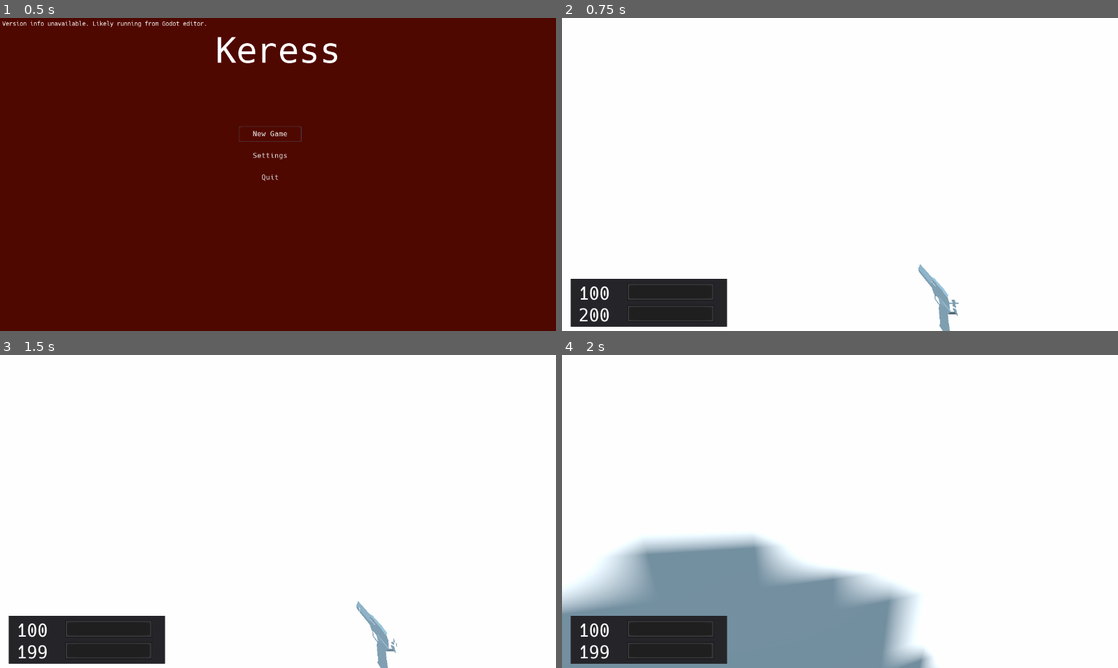
Above: before the commit, frames 1-4 (two rows, left to right).
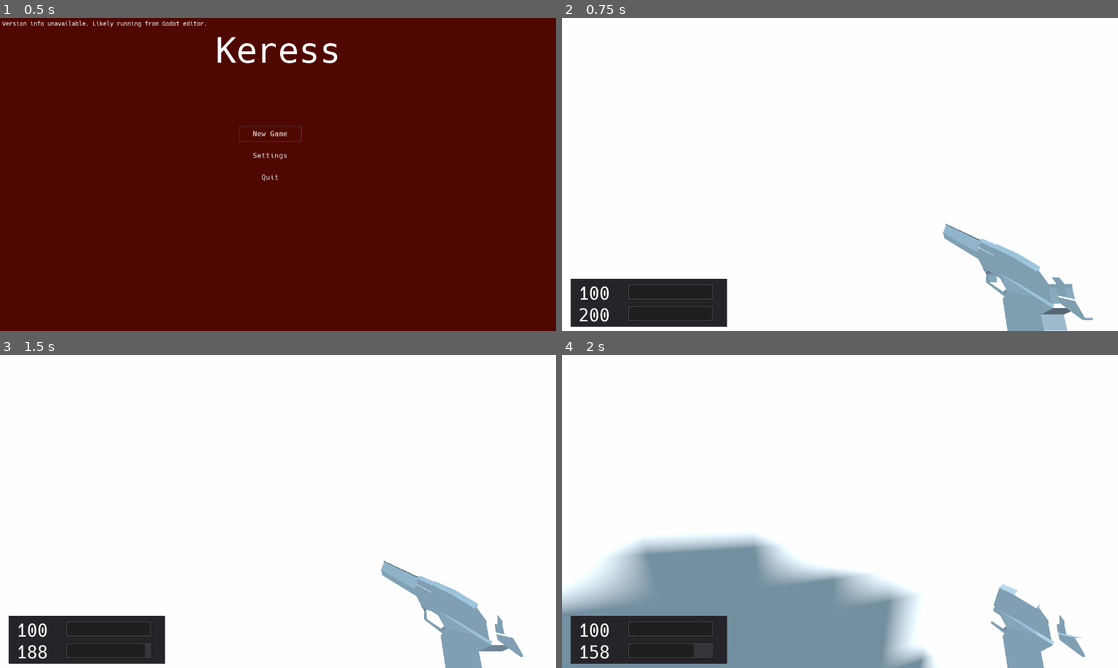
Above: after the commit, the same moments.

Repository: duckinator/keress
Game: Godot game, scene res://menus/MainMenu.tscn
The game is run twice, just before and just after one commit, with the same random seed, the same clock (stepped at 60 frames per second) and the same inputs.
Inputs (mouse positions are in pixels of both pictures, inside the frame that each line leads up to):
- Up to frame 1 (0.5 s): no input
- Up to frame 2 (0.75 s): click "New Game" at 0.5 s
- Up to frame 3 (1.5 s): tap Enter (ui_accept) at 1.25 s; move the mouse to (305, 511) at 1.27 s; press the mouse at (305, 511) at 1.28 s; hold W (movement_forward) from 1.28 s (still down)
- Up to frame 4 (2 s): keep holding W (movement_forward); tap Space (movement_jump) at 1.52 s

Frame 1 is identical in both runs. In frame 2, 3.8% of the frame differs, in the area x 64-96%, y 65-100%; in frame 3, 3.4%; in frame 4, 2.3%.

Commit message:
Fix DEagle position; use Fire animation instead of DEagle.SlideAction.

Diff:
--- a/src/player/Player.gd
+++ b/src/player/Player.gd
@@ -70,10 +70,10 @@
 	var gun_on_left = Settings.fetch("gun_on_left")
 	if gun_on_left:
 		$HUD/Panel_Left.rect_position.x = get_viewport().size.x - $HUD/Panel_Left.rect_size.x - 20
-		$RotationHelper/DEagle.translation.x = -0.4
+		$RotationHelper/DEagle.translation.x = -0.3
 	else:
 		$HUD/Panel_Left.rect_position.x = 20
-		$RotationHelper/DEagle.translation.x = 0.4
+		$RotationHelper/DEagle.translation.x = 0.3
 
 func _process(_delta):
 	var horiz = Input.get_action_strength("look_right") - Input.get_action_strength("look_left")
--- a/src/player/Player.tscn
+++ b/src/player/Player.tscn
@@ -37,7 +37,7 @@
 far = 550.0
 
 [node name="DEagle" parent="RotationHelper" instance=ExtResource( 4 )]
-transform = Transform( -1.62921e-07, 0, -1, 0, 1, 0, 1, 0, -1.62921e-07, 0.4, -0.5, -0.75 )
+transform = Transform( -1.62921e-07, 0, -1, 0, 1, 0, 1, 0, -1.62921e-07, 0.3, -0.2, -0.35 )
 
 [node name="TargetRayCast" type="RayCast" parent="RotationHelper"]
 cast_to = Vector3( 0, 0, -500 )
--- a/src/systems/Gun.gd
+++ b/src/systems/Gun.gd
@@ -41,8 +41,7 @@
 	if animation_player.is_playing():
 		return
 
-	#animation_player.play("Fire")
-	animation_player.play("DEagle.SlideAction")
+	animation_player.play("Fire")
 
 	var weapon_data = WEAPONS[source.weapon]["primary"]
 	Noise.emit(source.translation, weapon_data["sound"], weapon_data["loudness"])
